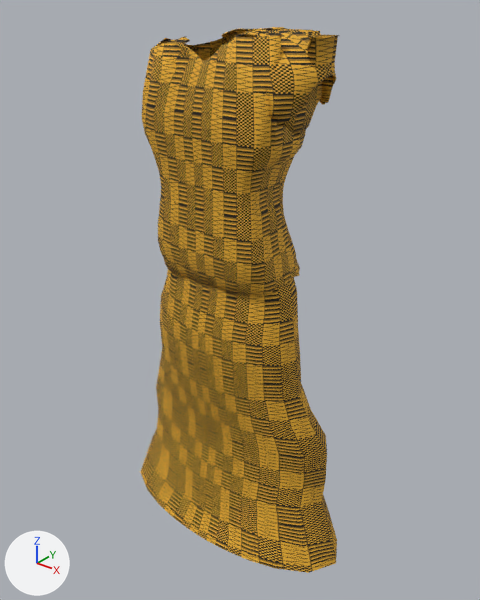
One commit to the glTF model client/public/assets/characters/prototype/parts/full_kentecloth_male.glb: the scene before it, then after it.
The view is the same before and after, from a 50 mm camera at (1.028, -1.268, 1.591) aimed at (0.015, -0.001, 0.806). Arrows for +X, +Y and +Z are at lower left; the lights stay in place. The first picture is the older version. Vertices at exactly the same position are counted once.

Objects in the first picture: 'AWD_W_full_kentecloth_l0'.
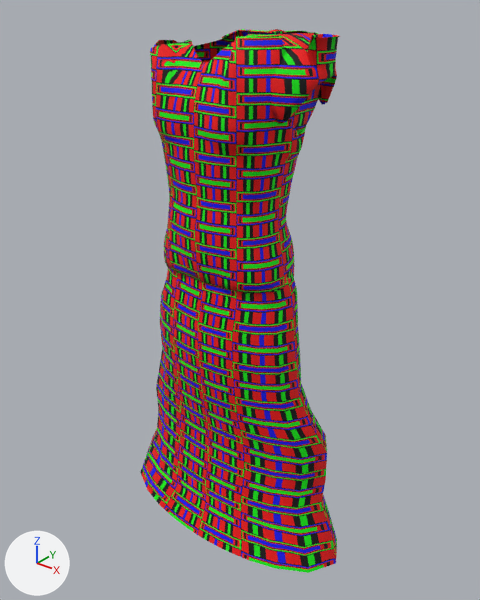
The change, as a diff of the scene's bpy script:
```diff
--- a/client/public/assets/characters/prototype/parts/full_kentecloth_male.glb.py
+++ b/client/public/assets/characters/prototype/parts/full_kentecloth_male.glb.py
@@ img_awd_kente_mask @@
+img_awd_kente_mask = load_image('awd_kente_mask', '_unpacked/awd_kente_mask', 512, 512, 'sRGB')
@@ mat_awd_kente_kentecloth @@
+mat_awd_kente_kentecloth = principled_material('AWD_Kente_kentecloth')
+mat_awd_kente_kentecloth.texture = img_awd_kente_mask
+mat_awd_kente_kentecloth.roughness = 0.8
@@ me_awd_w_full_kentecloth_l0 @@
 # used by ob_awd_w_full_kentecloth_l0; location = (0.0, 0.0, 0.0)
-me_awd_w_full_kentecloth_l0.from_pydata(...)  # 2048 vertices, 3830 faces; spans x -0.38..0.38, y -0.187..0.144, z 0.093..1.491
+me_awd_w_full_kentecloth_l0.from_pydata(...)  # 2048 vertices, 3830 faces; spans x -0.38..0.38, y -0.187..0.144, z 0.093..1.486
+# me_awd_w_full_kentecloth_l0 part 1: 1733 of 2048 vertices moved; they spanned x -0.205..0.271, y -0.156..0.125, z 0.895..1.491 and now span x -0.209..0.272, y -0.158..0.11, z 0.904..1.486; mean shift (0.0, 0.008, -0.001); largest move (0.141, -0.102, 1.12) -> (0.158, -0.023, 1.119)
+# me_awd_w_full_kentecloth_l0 part 2: 1930 kept faces spanning x -0.209..0.268, y -0.158..0.11, z 0.904..1.486 get new texture (UV) coordinates
+# me_awd_w_full_kentecloth_l0 part 3: 3772 faces spanning x -0.38..0.38, y -0.187..0.144, z 0.093..1.486 switch from mat_awd_fabric_kente_kentecloth to mat_awd_kente_kentecloth (picture img_awd_kente_mask)
```

Boxes [x1, y1, x2, y2] around the edits, measured in the pictures (480 x 600 px; the box of a moved part takes in the faces that stretch with it):
'AWD_W_full_kentecloth_l0', reshaped: before [141, 27, 339, 573]; after [141, 29, 340, 573]
part 1 of me_awd_w_full_kentecloth_l0, moved or reshaped: before [142, 29, 339, 279]; after [151, 31, 340, 277]
part 2 of me_awd_w_full_kentecloth_l0, surface changed: before [142, 27, 332, 296]; after [150, 29, 334, 294]
part 3 of me_awd_w_full_kentecloth_l0, recoloured: [141, 29, 339, 573] in both
